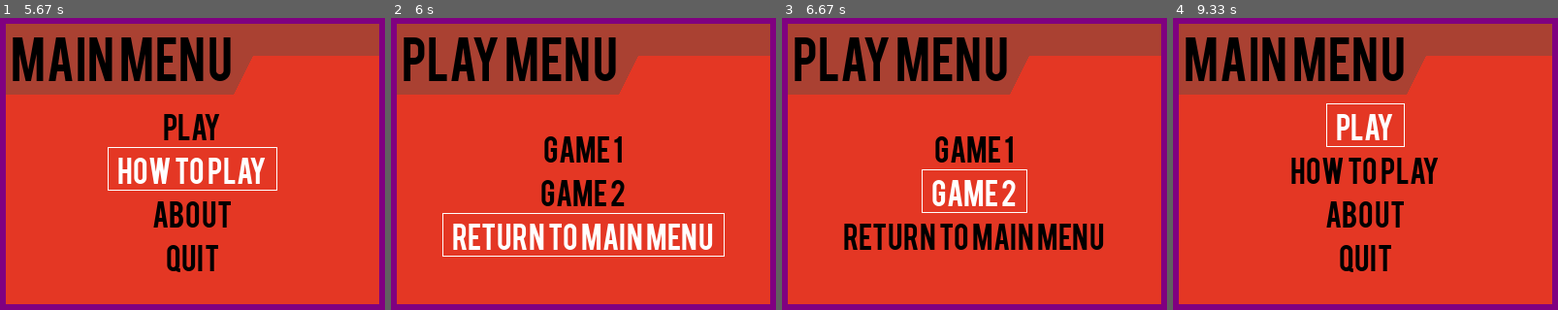
Above: before the commit, frames 1-4 (left to right).
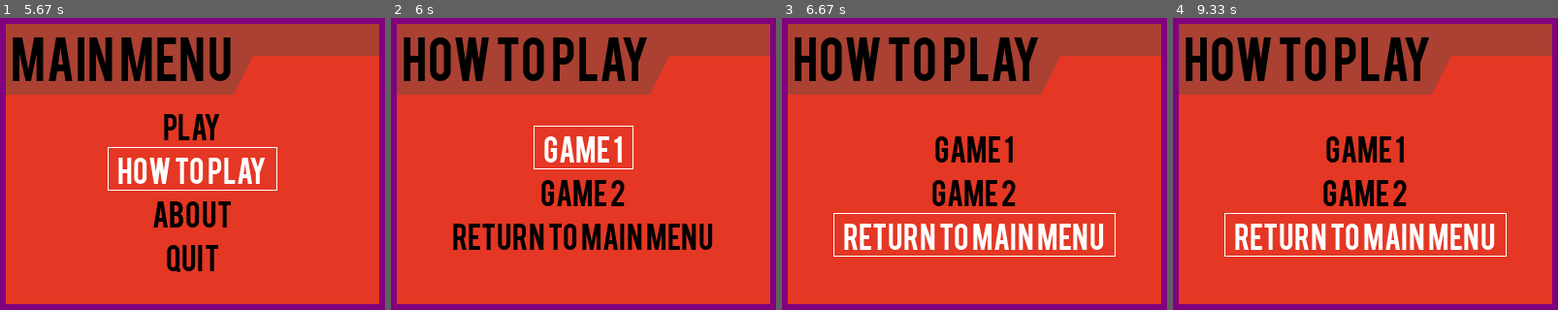
Above: after the commit, the same moments.

Repository: 0910691/Project-2-Minigames
Game: pygame game, started from Main.py
Same seed, same stepped clock (60 frames per second), same inputs: the game is played once before the commit and once after it.
Inputs:
- Up to frame 1 (5.67 s): tap Enter at 0.33, 2.17 s; hold Right 0.67-1.13 s; hold Up 1.17-1.63 s; hold Left 2.5-3.03 s; hold Down 3.07-3.37 s; hold Up 3.83-4.2 s; hold Down 4.9-5.27 s
- Up to frame 2 (6 s): tap Enter at 5.8 s
- Up to frame 3 (6.67 s): hold Up from 6.63 s (still down)
- Up to frame 4 (9.33 s): release Up at 6.93 s; hold Down 8.03-8.33 s; tap Enter at 8.8 s; hold Up from 9.13 s (still down)

Frame 1 is identical in both runs. In frame 2, 11% of the frame differs, in the area x 5-87%, y 6-82%; in frame 3, 12%; in frame 4, 17%, in the area x 5-87%, y 6-88%.

Commit message:
Seperate menu for how to play, print test

Diff:
--- a/Main.py
+++ b/Main.py
@@ -2,6 +2,7 @@
 from pygame.locals import *
 from random import randrange
 import os
+import sys
 import pygame
 
 # Import pygameMenu
@@ -51,6 +52,12 @@
     :return: Color tuple
     """
     return randrange(0, 255), randrange(0, 255), randrange(0, 255)
+
+def G1HTP():
+    print ('test')
+
+def G2HTP():
+    print ('test')
 
 def G1(font):
     font.render('Game 1 goes here', 1, COLOR_WHITE)
@@ -121,6 +128,27 @@
 play_menu.add_option('Game 1', G1)
 play_menu.add_option('Game 2', PYGAME_MENU_BACK)
 play_menu.add_option('Return to main menu', PYGAME_MENU_BACK)
+
+# HOW TO PLAY MENU
+how_to_play_menu = pygameMenu.Menu(surface,
+                            window_width=WINDOW_SIZE[0],
+                            window_height=WINDOW_SIZE[1],
+                            font=pygameMenu.fonts.FONT_BEBAS,
+                            title='How to Play',
+                            menu_alpha=100,
+                            font_size=30,
+                            menu_width=int(WINDOW_SIZE[0] * 0.6),
+                            menu_height=int(WINDOW_SIZE[1] * 0.6),
+                            bgfun=main_background,
+                            menu_color=MENU_BACKGROUND_COLOR,
+                            option_shadow=False,
+                            font_color=COLOR_BLACK,
+                            color_selected=COLOR_WHITE,
+                            onclose=PYGAME_MENU_DISABLE_CLOSE
+                            )
+how_to_play_menu.add_option('Game 1', G1HTP)
+how_to_play_menu.add_option('Game 2', G2HTP)
+how_to_play_menu.add_option('Return to main menu', PYGAME_MENU_BACK)
 
 # ABOUT MENU
 about_menu = pygameMenu.TextMenu(surface,
@@ -164,7 +192,7 @@
                             color_selected=COLOR_WHITE,
                             )
 main_menu.add_option('Play', play_menu)
-main_menu.add_option('How To Play', play_menu)
+main_menu.add_option('How To Play', how_to_play_menu)
 main_menu.add_option('About', about_menu)
 main_menu.add_option('Quit', PYGAME_MENU_EXIT)
 
